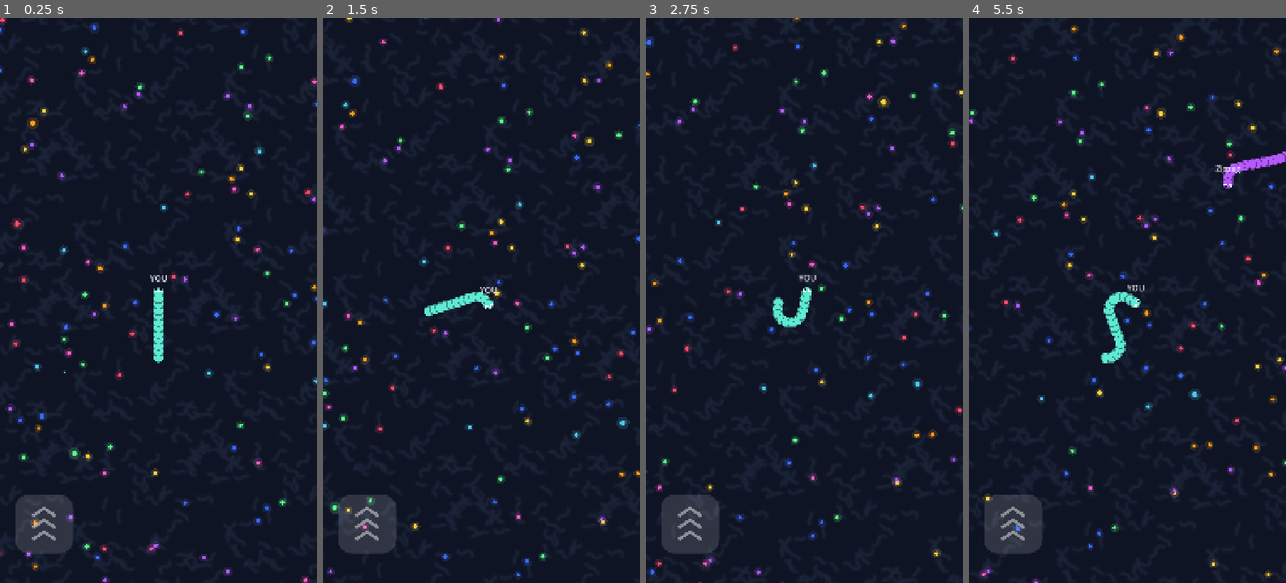
Above: before the commit, frames 1-4 (left to right).
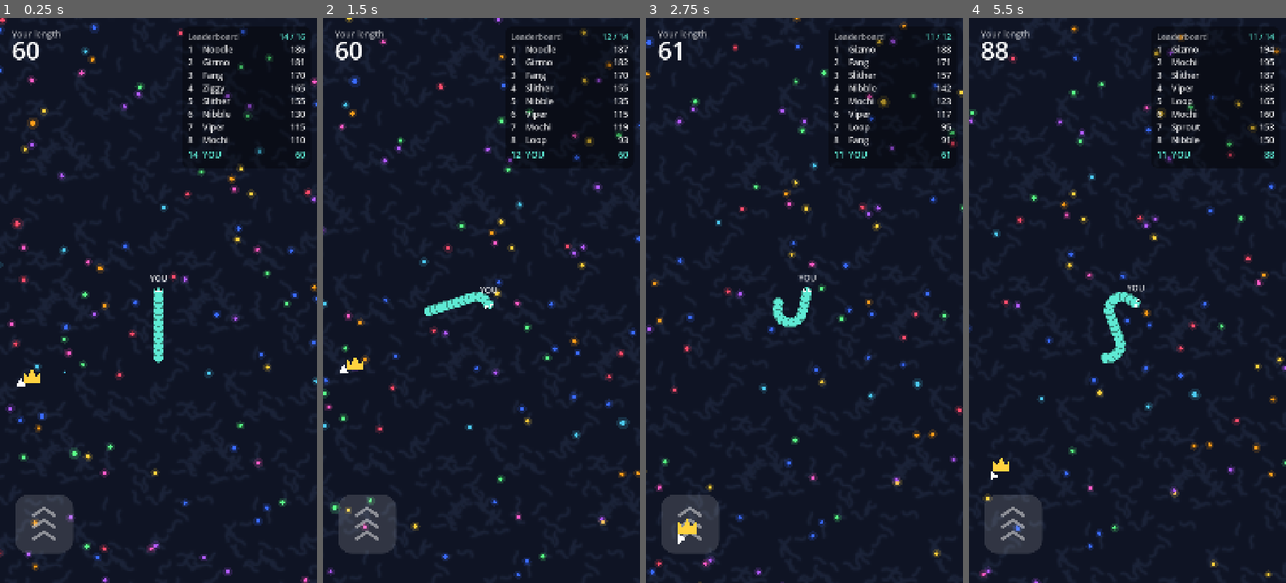
Above: after the commit, the same moments.

Repository: KristelKolkanen/snakes
Game: Godot game, scene res://scenes/main/main.tscn
Same seed, same stepped clock (60 frames per second), same inputs: the game is played once before the commit and once after it.
Inputs (mouse positions are in pixels of both pictures, inside the frame that each line leads up to):
- Up to frame 1 (0.25 s): no input
- Up to frame 2 (1.5 s): tap Enter at 0.5 s; move the mouse to (551, 272) at 0.52 s; tap 1 at 0.6 s; click (551, 272) at 0.67 s; tap Space at 0.77 s; tap 2 at 0.8 s; drag from (418, 328) to (465, 413) at 1.27 s
- Up to frame 3 (2.75 s): move the mouse to (836, 176) at 2.02 s; tap 3 at 2.1 s; click (836, 176) at 2.17 s; tap 1 at 2.3 s
- Up to frame 4 (5.5 s): drag from (1111, 413) to (1032, 215) at 2.77 s; move the mouse to (1222, 385) at 3.52 s; tap 2 at 3.6, 5.3 s; click (1222, 385) at 3.67 s; tap Space at 3.77 s; tap 3 at 3.8 s; drag from (1032, 215) to (1079, 159) at 4.27 s; move the mouse to (1143, 300) at 5.02 s; tap G at 5.1 s; click (1143, 300) at 5.17 s

The runs differ from the first frame. In frame 1, 1.7% of the frame differs, in the area x 3-97%, y 1-66%; in frame 2, 1.7%; in frame 3, 1.6%; in frame 4, 2.2%, in the area x 3-100%, y 2-82%.

Commit message:
phase 5: HUD, leaderboard, menu, saving

Diff:
--- a/project.godot
+++ b/project.godot
@@ -14,6 +14,10 @@
 run/main_scene="uid://c3jw1qrkyh6rl"
 config/features=PackedStringArray("4.7", "Mobile")
 config/icon="res://icon.svg"
+
+[autoload]
+
+SaveManager="*uid://bcoodeuoay30h"
 
 [display]
 
--- a/scenes/main/main.tscn
+++ b/scenes/main/main.tscn
@@ -5,6 +5,7 @@
 [ext_resource type="PackedScene" uid="uid://561kay65iyv7" path="res://scenes/snake/snake.tscn" id="2_iuonh"]
 [ext_resource type="Script" uid="uid://2w6l8vn4bkwu" path="res://scripts/world/food_spawner.gd" id="3_6q06x"]
 [ext_resource type="PackedScene" uid="uid://da4yi3tlha8oi" path="res://scenes/ui/hud.tscn" id="4_6q06x"]
+[ext_resource type="PackedScene" uid="uid://prho5kw0beb8" path="res://scenes/ui/game_over.tscn" id="6_ow5a4"]
 
 [node name="Main" type="Node2D" unique_id=788028441]
 script = ExtResource("1_l3cfh")
@@ -18,3 +19,5 @@
 [node name="Snake" parent="." unique_id=193572133 instance=ExtResource("2_iuonh")]
 
 [node name="HUD" parent="." unique_id=1042299652 instance=ExtResource("4_6q06x")]
+
+[node name="GameOver" parent="." unique_id=561041393 instance=ExtResource("6_ow5a4")]
--- /dev/null
+++ b/scenes/ui/game_over.tscn
@@ -0,0 +1,6 @@
+[gd_scene format=3 uid="uid://prho5kw0beb8"]
+
+[ext_resource type="Script" uid="uid://cwokd5qfvxcu7" path="res://scripts/ui/game_over.gd" id="1_60xr3"]
+
+[node name="GameOver" type="CanvasLayer" unique_id=561041393]
+script = ExtResource("1_60xr3")
--- a/scenes/ui/hud.tscn
+++ b/scenes/ui/hud.tscn
@@ -1,6 +1,7 @@
 [gd_scene format=3 uid="uid://da4yi3tlha8oi"]
 
 [ext_resource type="Script" uid="uid://bve3ff7ng2ntq" path="res://scripts/ui/boost_button.gd" id="1_0mwgc"]
+[ext_resource type="Script" uid="uid://ki5in68o4n48" path="res://scripts/ui/hud_overlay.gd" id="2_hqnrr"]
 
 [node name="HUD" type="CanvasLayer" unique_id=1042299652]
 
@@ -10,3 +11,10 @@
 offset_right = 40.0
 offset_bottom = 40.0
 script = ExtResource("1_0mwgc")
+
+[node name="Overlay" type="Control" parent="." unique_id=589142393]
+layout_mode = 3
+anchors_preset = 0
+offset_right = 40.0
+offset_bottom = 40.0
+script = ExtResource("2_hqnrr")
--- /dev/null
+++ b/scenes/ui/main_menu.tscn
@@ -0,0 +1,10 @@
+[gd_scene format=3 uid="uid://dpdv54by5tffr"]
+
+[ext_resource type="Script" uid="uid://d1jg4ppp5a05f" path="res://scripts/ui/main_menu.gd" id="1_sl1te"]
+
+[node name="MainMenu" type="Control" unique_id=92014320]
+layout_mode = 3
+anchors_preset = 0
+offset_right = 40.0
+offset_bottom = 40.0
+script = ExtResource("1_sl1te")
--- a/scripts/core/main.gd
+++ b/scripts/core/main.gd
@@ -11,43 +11,29 @@
 @onready var snake = $Snake
 @onready var food = $Food
 @onready var boost_button = $HUD/BoostButton
+@onready var overlay = $HUD/Overlay
+@onready var game_over = $GameOver
 
 var snakes: Array = []                   # every living snake, player included
 
 
 func _ready() -> void:
+	var colors: Array = Skins.colors_of(SaveManager.skin_index)
+	snake.skin_colors = colors
+	snake.body_color = colors[0]
 	snake.food = food
 	snake.world = self
-	snake.display_name = "YOU"
+	snake.display_name = SaveManager.player_name
 	snake.z_index = 1                    # player draws on top of the bots
 	snakes.append(snake)
 	boost_button.boost_changed.connect(snake.set_boost_requested)
 	snake.died.connect(_on_snake_died)
+	overlay.world = self
 	for i in BOT_COUNT:
 		_spawn_bot()
 
 
-func _unhandled_input(event: InputEvent) -> void:
-	# Temporary test keys: 1 = easy, 2 = normal, 3 = hard
-	if event is InputEventKey and event.pressed:
-		match event.keycode:
-			KEY_1: _set_difficulty("easy")
-			KEY_2: _set_difficulty("normal")
-			KEY_3: _set_difficulty("hard")
-
-
-func _set_difficulty(level: String) -> void:
-	Constants.difficulty = level
-	for s in snakes:
-		if s.ai != null:
-			s.ai.configure(Constants.DIFFICULTY[level])
-
-
 func _process(_delta: float) -> void:
-	# Temporary score display in the window title (a real HUD comes in Phase 5)
-	if is_instance_valid(snake):
-		get_window().title = "Score %d  [%s]" % [snake.get_score(), Constants.difficulty]
-
 	# A snake dies when its head touches another snake's body
 	var doomed: Array = []
 	for s in snakes:
@@ -97,7 +83,9 @@
 	b.food = food
 	b.world = self
 	b.display_name = BOT_NAMES[randi() % BOT_NAMES.size()]
-	b.body_color = Color.from_hsv(randf(), 0.65, 1.0)
+	var colors: Array = Skins.colors_of(randi() % Skins.LIST.size())
+	b.skin_colors = colors
+	b.body_color = colors[0]
 	b.start_segments = randi_range(10, 40)
 	b.heading = randf() * TAU
 	b.position = _find_spawn_point()
@@ -113,9 +101,11 @@
 	snakes.erase(s)
 	s.visible = false
 	if s == snake:
-		# Temporary: restart after a moment. A game-over screen comes in Phase 5.
-		await get_tree().create_timer(1.5).timeout
-		get_tree().reload_current_scene()
+		var score: int = s.get_score()
+		var new_best := SaveManager.submit_score(score)
+		Input.vibrate_handheld(250)      # haptic buzz on a phone, does nothing on the Mac
+		await get_tree().create_timer(1.0).timeout
+		game_over.show_result(score, SaveManager.high_score, new_best)
 	else:
 		s.queue_free()
 		await get_tree().create_timer(2.0).timeout
--- /dev/null
+++ b/scripts/core/save_manager.gd
@@ -0,0 +1,40 @@
+extends Node
+
+const PATH := "user://save.cfg"
+
+var player_name := "YOU"
+var high_score := 0
+var skin_index := 0
+var difficulty := "normal"
+
+
+func _ready() -> void:
+	load_data()
+
+
+func load_data() -> void:
+	var cfg := ConfigFile.new()
+	if cfg.load(PATH) == OK:
+		player_name = cfg.get_value("player", "name", player_name)
+		high_score = cfg.get_value("player", "high_score", 0)
+		skin_index = cfg.get_value("player", "skin", 0)
+		difficulty = cfg.get_value("player", "difficulty", "normal")
+	Constants.difficulty = difficulty
+
+
+func save_data() -> void:
+	var cfg := ConfigFile.new()
+	cfg.set_value("player", "name", player_name)
+	cfg.set_value("player", "high_score", high_score)
+	cfg.set_value("player", "skin", skin_index)
+	cfg.set_value("player", "difficulty", difficulty)
+	cfg.save(PATH)
+
+
+# Returns true if this is a new best
+func submit_score(score: int) -> bool:
+	if score > high_score:
+		high_score = score
+		save_data()
+		return true
+	return false
--- /dev/null
+++ b/scripts/core/skins.gd
@@ -0,0 +1,21 @@
+class_name Skins
+
+# colors: stripes of 3 segments each. unlock: best score needed.
+const LIST := [
+	{"name": "Mint",   "colors": [Color("#5eead4")], "unlock": 0},
+	{"name": "Sunset", "colors": [Color("#ff9f1c"), Color("#ff4d6d")], "unlock": 0},
+	{"name": "Grape",  "colors": [Color("#b25cff"), Color("#7a3cff")], "unlock": 0},
+	{"name": "Candy",  "colors": [Color("#ff5cc8"), Color("#ffffff")], "unlock": 1000},
+	{"name": "Ocean",  "colors": [Color("#3a6bff"), Color("#4cc9f0")], "unlock": 2500},
+	{"name": "Lime",   "colors": [Color("#5bff8a"), Color("#ffd23f")], "unlock": 4000},
+	{"name": "Fire",   "colors": [Color("#ff4d6d"), Color("#ffd23f"), Color("#ff9f1c")], "unlock": 6000},
+	{"name": "Ghost",  "colors": [Color("#e8ecff"), Color("#9aa4c7")], "unlock": 9000},
+]
+
+
+static func colors_of(i: int) -> Array:
+	return LIST[clampi(i, 0, LIST.size() - 1)]["colors"]
+
+
+static func is_unlocked(i: int, best: int) -> bool:
+	return best >= LIST[i]["unlock"]
--- a/scripts/snake/snake_body.gd
+++ b/scripts/snake/snake_body.gd
@@ -38,6 +38,7 @@
 var world = null                        # assigned by Main
 var ai: BotAI = null                    # only bots have one
 var display_name := ""
+var skin_colors: Array = []
 
 @onready var camera: Camera2D = $Camera2D
 
@@ -175,11 +176,15 @@
 
 
 func _draw() -> void:
-	var col := body_color.lightened(0.25) if boosting else body_color
 	for i in range(segments.size() - 1, -1, -1):
 		var p := segments[i]
-		draw_circle(p, segment_radius, col.darkened(0.4))
-		draw_circle(p, segment_radius * 0.85, col)
+		var c: Color = body_color
+		if skin_colors.size() > 1:
+			c = skin_colors[floori(i / 3.0) % skin_colors.size()]
+		if boosting:
+			c = c.lightened(0.25)
+		draw_circle(p, segment_radius, c.darkened(0.4))
+		draw_circle(p, segment_radius * 0.85, c)
 
 	var fwd := Vector2.from_angle(heading)
 	var side := fwd.orthogonal()
--- /dev/null
+++ b/scripts/ui/game_over.gd
@@ -0,0 +1,53 @@
+extends CanvasLayer
+
+const MENU_SCENE := "res://scenes/ui/main_menu.tscn"
+
+var score_label: Label
+var best_label: Label
+
+
+func _ready() -> void:
+	layer = 10
+	visible = false
+
+	var root := Control.new()
+	add_child(root)
+	root.set_anchors_and_offsets_preset(Control.PRESET_FULL_RECT)
+
+	var dim := ColorRect.new()
+	dim.color = Color(0.03, 0.04, 0.09, 0.82)
+	root.add_child(dim)
+	dim.set_anchors_and_offsets_preset(Control.PRESET_FULL_RECT)
+
+	var center := CenterContainer.new()
+	root.add_child(center)
+	center.set_anchors_and_offsets_preset(Control.PRESET_FULL_RECT)
+
+	var box := VBoxContainer.new()
+	box.add_theme_constant_override("separation", 24)
+	center.add_child(box)
+
+	box.add_child(UIKit.make_label("GAME OVER", 110, Color("#ff4d6d")))
+	box.add_child(UIKit.make_label("Your length", 40, Color(1, 1, 1, 0.6)))
+	score_label = UIKit.make_label("0", 160)
+	box.add_child(score_label)
+	best_label = UIKit.make_label("", 52, Color("#ffd23f"))
+	box.add_child(best_label)
+
+	var spacer := Control.new()
+	spacer.custom_minimum_size = Vector2(0, 40)
+	box.add_child(spacer)
+
+	var retry := UIKit.make_button("PLAY AGAIN", Color("#5eead4"))
+	retry.pressed.connect(func(): get_tree().reload_current_scene())
+	box.add_child(retry)
+
+	var menu := UIKit.make_button("MENU", Color("#8aa0ff"), Vector2(640, 120))
+	menu.pressed.connect(func(): get_tree().change_scene_to_file(MENU_SCENE))
+	box.add_child(menu)
+
+
+func show_result(score: int, best: int, new_best: bool) -> void:
+	score_label.text = str(score)
+	best_label.text = "NEW BEST!" if new_best else "Best: %d" % best
+	visible = true
--- /dev/null
+++ b/scripts/ui/hud_overlay.gd
@@ -0,0 +1,115 @@
+extends Control
+
+var world = null                         # assigned by Main
+var board: Array = []
+var board_timer := 0.0
+var panel_style := StyleBoxFlat.new()
+
+
+func _ready() -> void:
+	mouse_filter = Control.MOUSE_FILTER_IGNORE
+	set_anchors_and_offsets_preset(Control.PRESET_FULL_RECT)
+	panel_style.bg_color = Color(0, 0, 0, 0.35)
+	panel_style.set_corner_radius_all(24)
+
+
+func _process(delta: float) -> void:
+	if world == null:
+		return
+	board_timer -= delta
+	if board_timer <= 0.0:
+		board_timer = 0.2
+		board = world.snakes.duplicate()
+		board.sort_custom(func(a, b): return a.get_score() > b.get_score())
+	queue_redraw()
+
+
+# Keeps the HUD out from under the notch / Dynamic Island on a real phone
+func _safe_top() -> float:
+	if not OS.has_feature("mobile"):
+		return 0.0
+	var win := DisplayServer.window_get_size()
+	if win.y <= 0:
+		return 0.0
+	return float(DisplayServer.get_display_safe_area().position.y) * size.y / float(win.y)
+
+
+func _draw() -> void:
+	if world == null or not is_instance_valid(world.snake):
+		return
+	var font := ThemeDB.fallback_font
+	var me = world.snake
+	var top := 30.0 + _safe_top()
+
+	# Your length
+	draw_string(font, Vector2(40.0, top + 36.0), "Your length",
+			HORIZONTAL_ALIGNMENT_LEFT, -1, 30, Color(1, 1, 1, 0.6))
+	draw_string(font, Vector2(40.0, top + 112.0), str(me.get_score()),
+			HORIZONTAL_ALIGNMENT_LEFT, -1, 84, Color.WHITE)
+
+	# Living snakes, best first
+	var list: Array = []
+	for s in board:
+		if is_instance_valid(s) and s.alive:
+			list.append(s)
+	var rank := list.find(me) + 1
+	var rows := mini(list.size(), 8)
+	var extra := 1 if rank > rows else 0
+
+	# Leaderboard panel
+	var row_h := 44.0
+	var px := size.x - 440.0
+	draw_style_box(panel_style, Rect2(px - 20.0, top, 440.0, 40.0 + (rows + extra + 1) * row_h))
+	var y := top + 44.0
+	draw_string(font, Vector2(px, y), "Leaderboard", HORIZONTAL_ALIGNMENT_LEFT, -1, 28, Color(1, 1, 1, 0.6))
+	if rank > 0:
+		draw_string(font, Vector2(px + 200.0, y), "%d / %d" % [rank, list.size()],
+				HORIZONTAL_ALIGNMENT_RIGHT, 200.0, 28, Color("#5eead4"))
+	y += row_h
+	for i in rows:
+		_draw_row(font, px, y, i + 1, list[i], list[i] == me)
+		y += row_h
+	if extra == 1 and rank > 0:
+		_draw_row(font, px, y + 6.0, rank, me, true)
+
+	_draw_leader_marker(list, me)
+
+
+func _draw_row(font: Font, x: float, y: float, rank: int, s, mine: bool) -> void:
+	var col := Color("#5eead4") if mine else Color(1, 1, 1, 0.85)
+	draw_string(font, Vector2(x, y), str(rank), HORIZONTAL_ALIGNMENT_LEFT, -1, 30, col)
+	draw_string(font, Vector2(x + 50.0, y), s.display_name.left(10), HORIZONTAL_ALIGNMENT_LEFT, -1, 30, col)
+	draw_string(font, Vector2(x + 250.0, y), str(s.get_score()), HORIZONTAL_ALIGNMENT_RIGHT, 150.0, 30, col)
+
+
+# Crown above the leader's head, or at the screen edge with an arrow if they're off-screen
+func _draw_leader_marker(list: Array, me) -> void:
+	if list.is_empty() or list[0] == me:
+		return
+	var leader = list[0]
+	var xf := get_viewport().canvas_transform
+	var sp: Vector2 = xf * leader.head
+	var center := size / 2.0
+	var dir := sp - center
+	var half := center - Vector2(110.0, 190.0)
+	var k := minf(half.x / maxf(absf(dir.x), 0.001), half.y / maxf(absf(dir.y), 0.001))
+	if k >= 1.0:
+		var zoom := xf.get_scale().y
+		_draw_crown(sp + Vector2(0.0, -(leader.segment_radius + 85.0) * zoom), 22.0)
+		return
+	var n := dir.normalized()
+	var pos := center + dir * k
+	_draw_crown(pos, 30.0)
+	var tip := pos + n * 62.0
+	var side := n.orthogonal()
+	draw_colored_polygon(PackedVector2Array([
+		tip, tip - n * 26.0 + side * 16.0, tip - n * 26.0 - side * 16.0,
+	]), Color.WHITE)
+
+
+func _draw_crown(c: Vector2, s: float) -> void:
+	draw_colored_polygon(PackedVector2Array([
+		c + Vector2(-1.0, 0.7) * s, c + Vector2(-1.0, -0.6) * s, c + Vector2(-0.5, 0.0) * s,
+		c + Vector2(0.0, -0.9) * s, c + Vector2(0.5, 0.0) * s, c + Vector2(1.0, -0.6) * s,
+		c + Vector2(1.0, 0.7) * s,
+	]), Color("#ffd23f"))
--- /dev/null
+++ b/scripts/ui/main_menu.gd
@@ -0,0 +1,135 @@
+extends Control
+
+const GAME_SCENE := "res://scenes/main/main.tscn"
+const DIFF_NAMES := ["easy", "normal", "hard"]
+
+var name_edit: LineEdit
+var preview: Control
+var skin_grid: GridContainer
+var diff_row: HBoxContainer
+var best_label: Label
+
+
+func _ready() -> void:
+	set_anchors_and_offsets_preset(Control.PRESET_FULL_RECT)
+
+	var bg := ColorRect.new()
+	bg.color = Color("#0f1424")
+	add_child(bg)
+	bg.set_anchors_and_offsets_preset(Control.PRESET_FULL_RECT)
+
+	var center := CenterContainer.new()
+	add_child(center)
+	center.set_anchors_and_offsets_preset(Control.PRESET_FULL_RECT)
+
+	var box := VBoxContainer.new()
+	box.add_theme_constant_override("separation", 28)
+	center.add_child(box)
+
+	box.add_child(UIKit.make_label("WORM ARENA", 110, Color("#5eead4")))   # rename to your own title
+
+	preview = Control.new()
+	preview.custom_minimum_size = Vector2(800, 200)
+	preview.draw.connect(_draw_preview)
+	box.add_child(preview)
+
+	name_edit = LineEdit.new()
+	name_edit.text = SaveManager.player_name
+	name_edit.placeholder_text = "Your nickname"
+	name_edit.max_length = 12
+	name_edit.alignment = HORIZONTAL_ALIGNMENT_CENTER
+	name_edit.custom_minimum_size = Vector2(640, 120)
+	name_edit.add_theme_font_size_override("font_size", 56)
+	name_edit.text_submitted.connect(func(_t): name_edit.release_focus())
+	box.add_child(name_edit)
+
+	box.add_child(UIKit.make_label("Skin", 40, Color(1, 1, 1, 0.6)))
+	skin_grid = GridContainer.new()
+	skin_grid.columns = 4
+	skin_grid.add_theme_constant_override("h_separation", 16)
+	skin_grid.add_theme_constant_override("v_separation", 16)
+	box.add_child(skin_grid)
+
+	box.add_child(UIKit.make_label("Bots", 40, Color(1, 1, 1, 0.6)))
+	diff_row = HBoxContainer.new()
+	diff_row.add_theme_constant_override("separation", 16)
+	box.add_child(diff_row)
+
+	best_label = UIKit.make_label("", 44, Color("#ffd23f"))
+	box.add_child(best_label)
+
+	var play := UIKit.make_button("PLAY", Color("#5eead4"), Vector2(640, 170), 72)
+	play.pressed.connect(_on_play)
+	box.add_child(play)
+
+	_build_skins()
+	_build_difficulty()
+	best_label.text = "Best: %d" % SaveManager.high_score
+
+
+func _draw_preview() -> void:
+	var colors: Array = Skins.colors_of(SaveManager.skin_index)
+	var count := 16
+	var r := 40.0
+	var spacing := 44.0
+	var start_x := preview.size.x / 2.0 - (count - 1) * spacing / 2.0
+	var cy := preview.size.y / 2.0
+	for i in range(count - 1, -1, -1):
+		var c: Color = colors[floori(i / 3.0) % colors.size()]
+		var p := Vector2(start_x + i * spacing, cy + sin(i * 0.5) * 22.0)
+		preview.draw_circle(p, r, c.darkened(0.4))
+		preview.draw_circle(p, r * 0.85, c)
+		if i == 0:                       # head faces left, with eyes
+			var k := r / 18.0
+			for s in [-1.0, 1.0]:
+				var eye := p + Vector2(-6.0, s * 8.0) * k
+				preview.draw_circle(eye, 6.0 * k, Color.WHITE)
+				preview.draw_circle(eye + Vector2(-2.0, 0.0) * k, 3.0 * k, Color.BLACK)
+
+
+func _build_skins() -> void:
+	for c in skin_grid.get_children():
+		skin_grid.remove_child(c)
+		c.queue_free()
+	for i in Skins.LIST.size():
+		var skin: Dictionary = Skins.LIST[i]
+		var unlocked := Skins.is_unlocked(i, SaveManager.high_score)
+		var colors: Array = skin["colors"]
+		var text: String = skin["name"] if unlocked else "Locked\n%d" % skin["unlock"]
+		var b := UIKit.make_button(text, colors[0], Vector2(190, 120), 34, i == SaveManager.skin_index)
+		b.disabled = not unlocked
+		b.pressed.connect(_on_skin_pressed.bind(i))
+		skin_grid.add_child(b)
+
+
+func _build_difficulty() -> void:
+	for c in diff_row.get_children():
+		diff_row.remove_child(c)
+		c.queue_free()
+	for d: String in DIFF_NAMES:
+		var b := UIKit.make_button(d.capitalize(), Color("#8aa0ff"), Vector2(250, 100), 40,
+				d == Constants.difficulty)
+		b.size_flags_horizontal = Control.SIZE_EXPAND_FILL
+		b.pressed.connect(_on_difficulty_pressed.bind(d))
+		diff_row.add_child(b)
+
+
+func _on_skin_pressed(i: int) -> void:
+	SaveManager.skin_index = i
+	SaveManager.save_data()
+	_build_skins()
+	preview.queue_redraw()
+
+
+func _on_difficulty_pressed(d: String) -> void:
+	Constants.difficulty = d
+	SaveManager.difficulty = d
+	SaveManager.save_data()
+	_build_difficulty()
+
+
+func _on_play() -> void:
+	var n := name_edit.text.strip_edges()
+	SaveManager.player_name = n if n != "" else "YOU"
+	SaveManager.save_data()
+	get_tree().change_scene_to_file(GAME_SCENE)
--- /dev/null
+++ b/scripts/ui/ui_kit.gd
@@ -0,0 +1,42 @@
+class_name UIKit
+
+
+static func make_label(text: String, font_size: int, color := Color.WHITE) -> Label:
+	var l := Label.new()
+	l.text = text
+	l.horizontal_alignment = HORIZONTAL_ALIGNMENT_CENTER
+	l.add_theme_font_size_override("font_size", font_size)
+	l.add_theme_color_override("font_color", color)
+	return l
+
+
+static func make_button(text: String, color: Color, min_size := Vector2(640, 140),
+		font_size := 56, outlined := false) -> Button:
+	var b := Button.new()
+	b.text = text
+	b.custom_minimum_size = min_size
+	b.focus_mode = Control.FOCUS_NONE
+	b.add_theme_font_size_override("font_size", font_size)
+	var dark := Color("#0f1424")
+	for key in ["font_color", "font_hover_color", "font_pressed_color", "font_focus_color"]:
+		b.add_theme_color_override(key, dark)
+	b.add_theme_color_override("font_disabled_color", Color(1, 1, 1, 0.45))
+
+	var normal := StyleBoxFlat.new()
+	normal.bg_color = color
+	normal.set_corner_radius_all(36)
+	if outlined:
+		normal.set_border_width_all(8)
+		normal.border_color = Color.WHITE
+	var pressed: StyleBoxFlat = normal.duplicate()
+	pressed.bg_color = color.darkened(0.25)
+	var disabled: StyleBoxFlat = normal.duplicate()
+	disabled.bg_color = Color(1, 1, 1, 0.1)
+	disabled.set_border_width_all(0)
+
+	b.add_theme_stylebox_override("normal", normal)
+	b.add_theme_stylebox_override("hover", normal)
+	b.add_theme_stylebox_override("pressed", pressed)
+	b.add_theme_stylebox_override("disabled", disabled)
+	b.add_theme_stylebox_override("focus", StyleBoxEmpty.new())
+	return b
Not shown, added: scripts/core/save_manager.gd.uid
Not shown, added: scripts/core/skins.gd.uid
Not shown, added: scripts/ui/game_over.gd.uid
Not shown, added: scripts/ui/hud_overlay.gd.uid
Not shown, added: scripts/ui/main_menu.gd.uid
Not shown, added: scripts/ui/ui_kit.gd.uid
